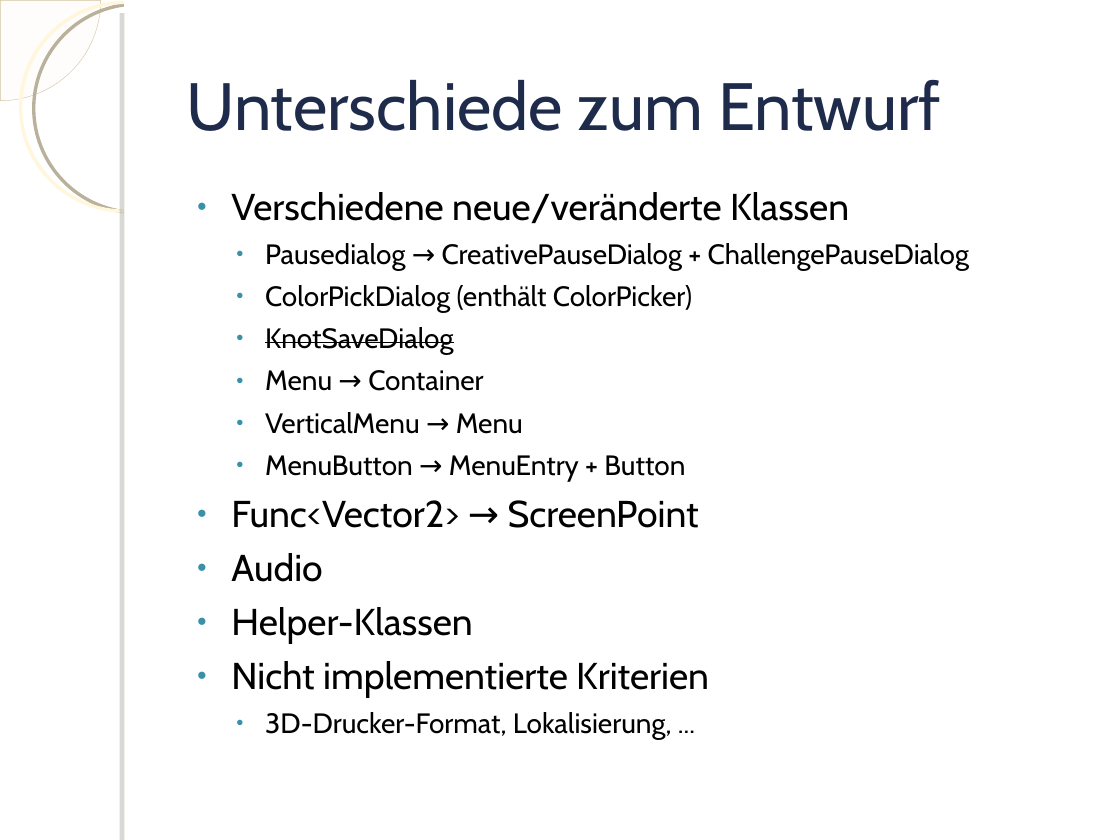
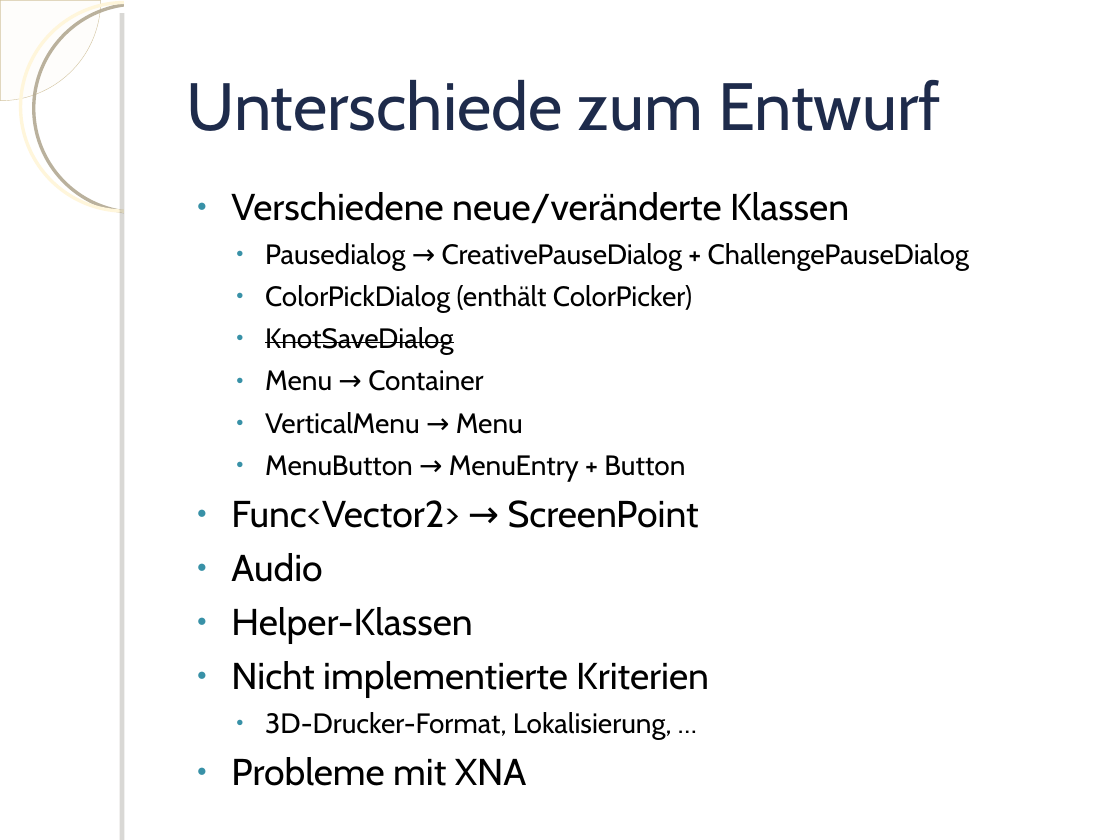
Before and after one commit to knot3/pse-knot, a slide deck: slide 2 of Implementierungsbericht/Praesentation.odp. Drawn at 1120x840 pixels with LibreOffice and Linux fonts; fonts in the diff are those of the drawing; background and template pictures are left out. Boxes give left, top, right and bottom in pixels: in the first picture for what was removed or moved away, otherwise in the second. Text is boxed around its words. In the diff, an @@ line names an element or a change of style, - is before the commit and + after.

Commit message:
Präsentation Update

```diff
--- a/Implementierungsbericht/Praesentation.odp
+++ b/Implementierungsbericht/Praesentation.odp
@@ text at (231, 712, 672, 786): text changed @@
-  ● 3D-Drucker-Format, Lokalisierung, ...
+  ● 3D-Drucker-Format, Lokalisierung, …
+● Probleme mit XNA
```
Also in this commit, not shown: 5 slides added, 1 other file.
